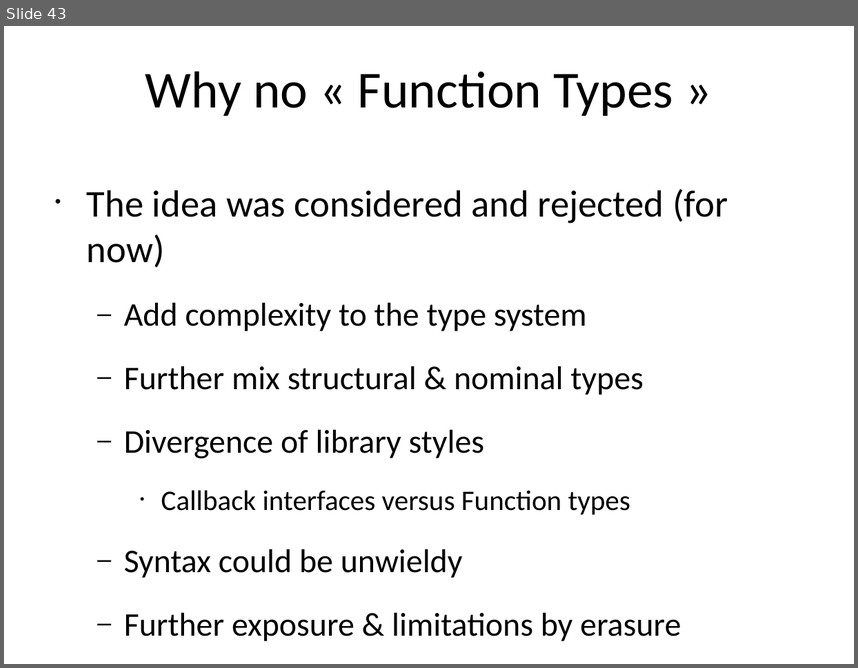
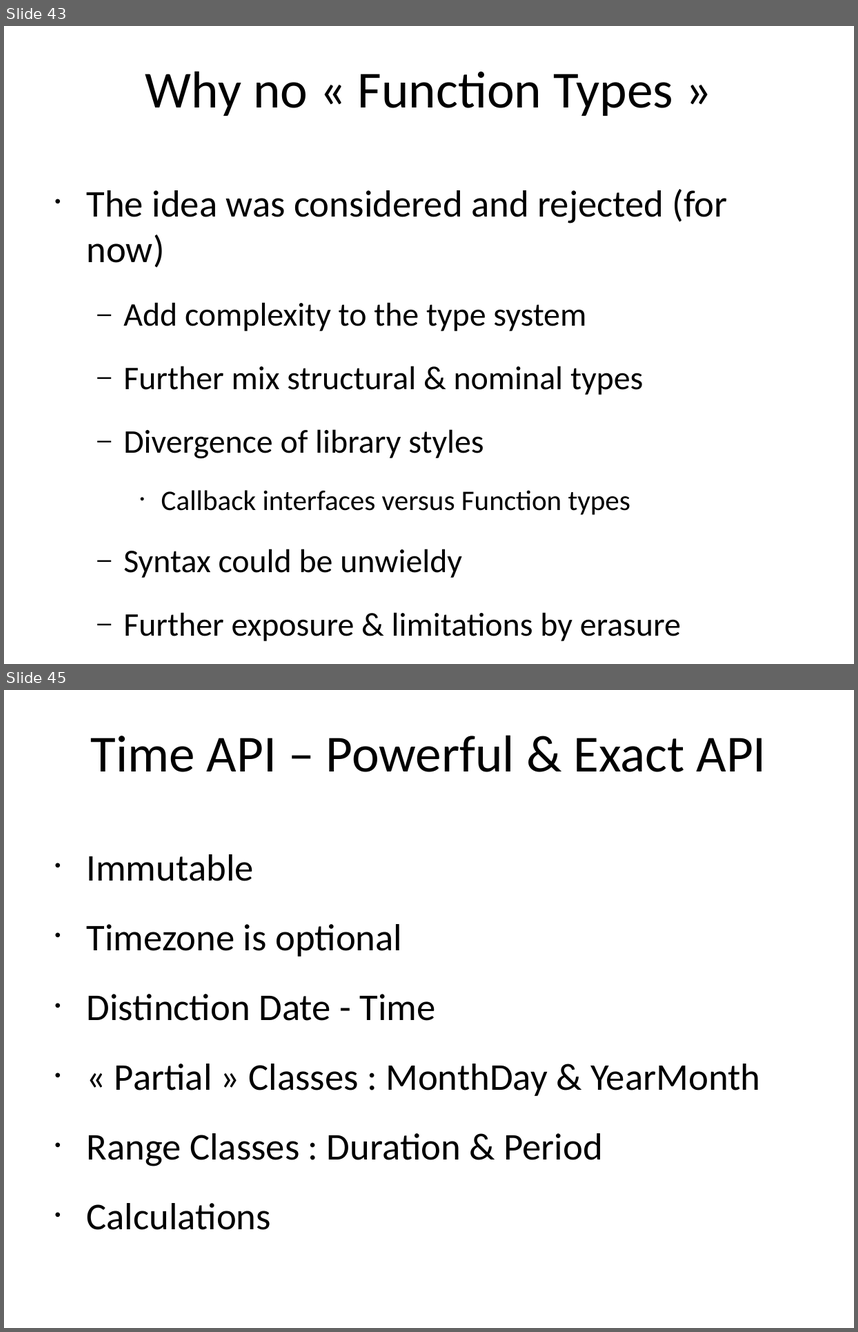
Before and after one commit to kwakeroni/workshops, a slide deck: workshop-java8.ppt. Shown one above the other, each under a label of ours: slide 43 before the commit, slides 43 and 45 after it; the slides between them are not shown. The pictures are 858x668 and 858x1332 pixels, drawn with LibreOffice and Linux fonts; fonts in the diff are those of the drawing. Boxes give left, top, right and bottom in pixels: in the first picture for what was removed or moved away, otherwise in the second. Text is boxed around its words. In the diff, an @@ line names an element or a change of style, - is before the commit and + after.

Commit message:
added Exercise 3 + time exercise, added slides on additional subjects

```diff
--- a/workshop-java8.ppt
+++ b/workshop-java8.ppt
@@ slide 45 added at <box>4,690,854,1328</box>, background #FFFFFF @@
@@ title added at <box>91,735,766,772</box>, 44 pt, text #000000 @@
+Time API – Powerful & Exact API
@@ text added at <box>86,854,760,1230</box>, 32 pt, text #000000 @@
+• Immutable
+• Timezone is optional
+• Distinction Date - Time
+• « Partial » Classes : MonthDay & YearMonth
+• Range Classes : Duration & Period
+• Calculations
```
Also in this commit, not shown: 33 other slides changed, 9 other slides added, 14 other files.
